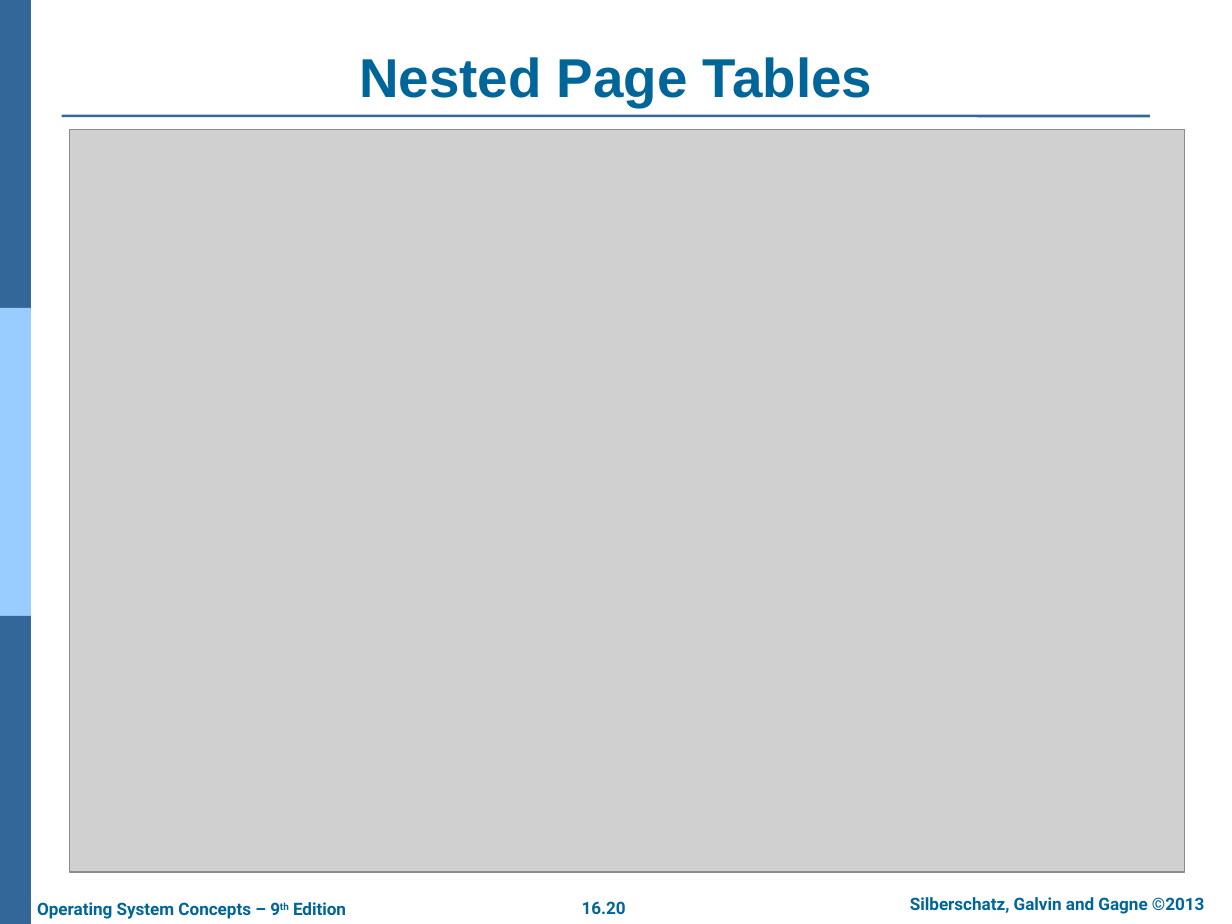
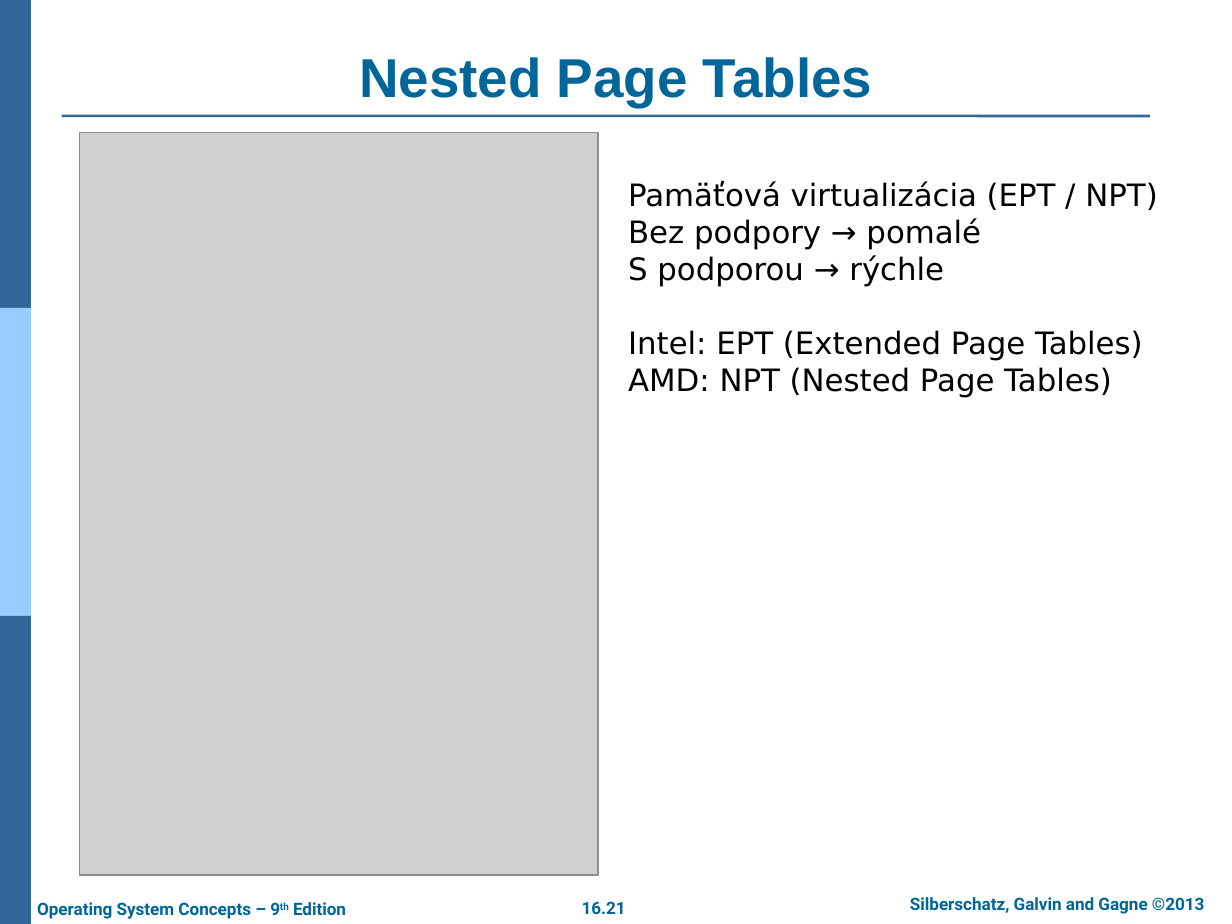
Before and after one commit to jb23lm87/OS-prednasky, a slide deck: slide 21 of OS 10 Virtuálne zariadenia.pptx (slide 20 before the commit). Drawn at 1232x924 pixels with LibreOffice and Linux fonts; fonts in the diff are those of the drawing; grey boxes stand for pictures; background and template pictures are left out. Boxes give left, top, right and bottom in pixels: in the first picture for what was removed or moved away, otherwise in the second. Text is boxed around its words. In the diff, an @@ line names an element or a change of style, - is before the commit and + after.

```diff
--- a/OS 10 Virtuálne zariadenia.pptx
+++ b/OS 10 Virtuálne zariadenia.pptx
@@ picture: place and size @@
-picture at <box>69,129,1184,872</box>
+picture at <box>80,132,599,875</box>
@@ text added at <box>628,181,1157,398</box>, 18 pt, text #000000 @@
+Pamäťová virtualizácia (EPT / NPT)
+Bez podpory → pomalé
+S podporou → rýchle
+Intel: EPT (Extended Page Tables)
+AMD: NPT (Nested Page Tables)
@@ page number at <box>582,901,626,914</box>: text changed @@
-16.20
+16.21
```
Also in this commit, not shown: 2 other slides changed, 1 slide added.
